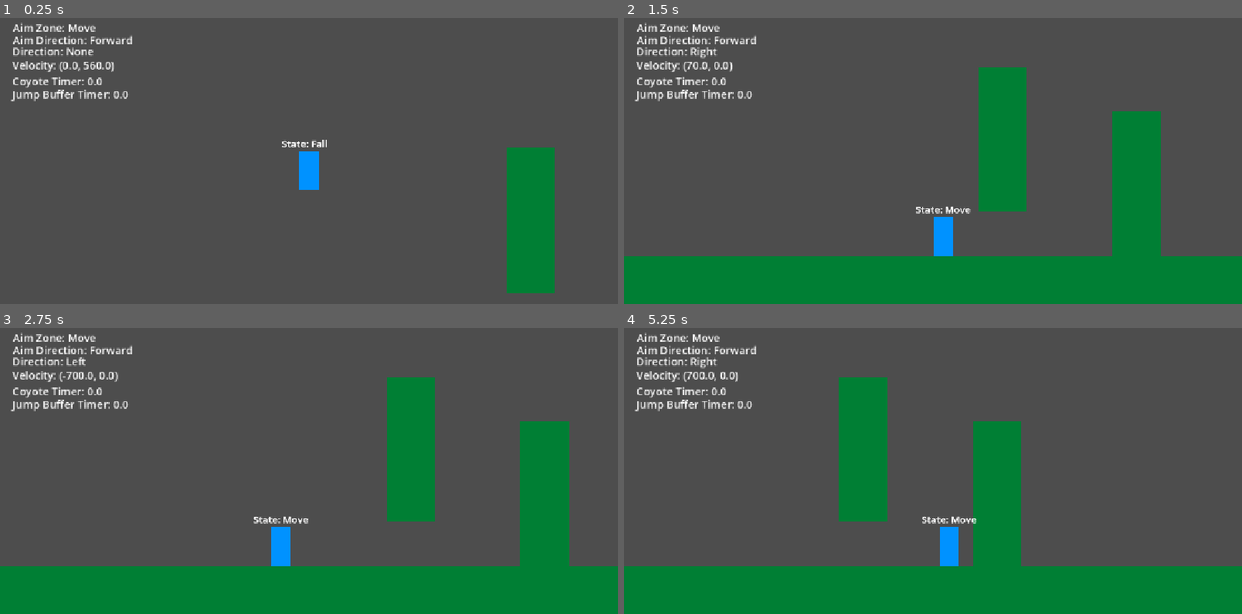
Above: before the commit, frames 1-4 (two rows, left to right).
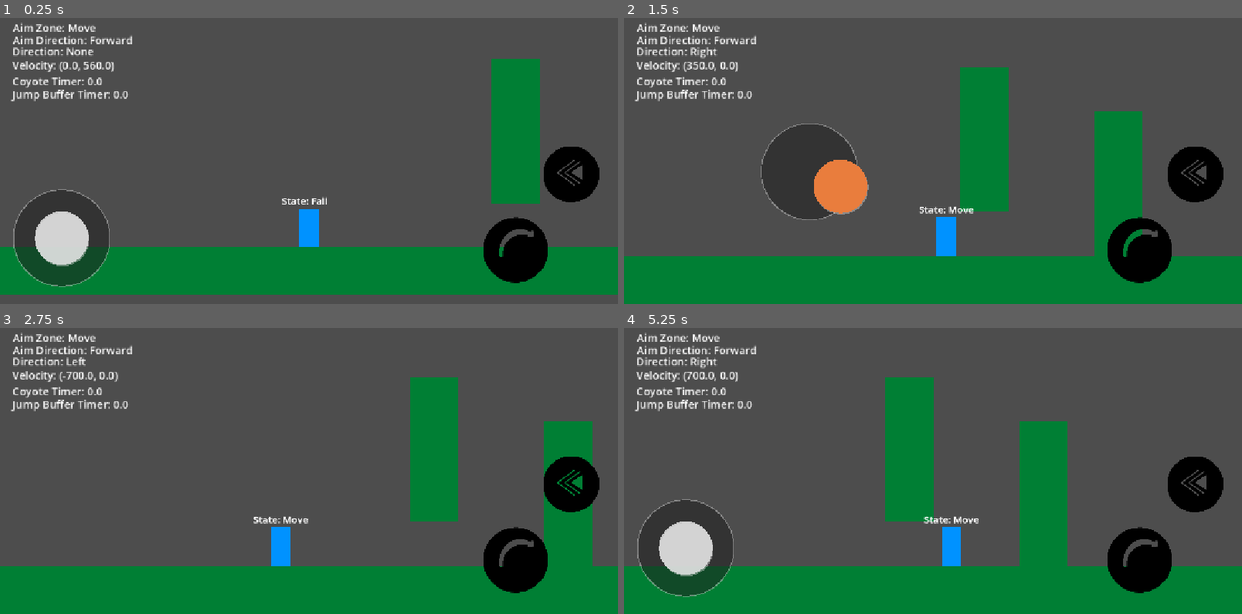
Above: after the commit, the same moments.

Repository: Mrdarx444/Veinbreaker
Game: Godot game, scene res://source/test/world.tscn
Two runs of this game, one before a commit and one after it. Both use one fixed random seed, a clock stepped at 60 frames per second and the inputs below.
Inputs (mouse positions are in pixels of both pictures, inside the frame that each line leads up to):
- Up to frame 1 (0.25 s): no input
- Up to frame 2 (1.5 s): tap Enter at 0.5 s; move the mouse to (1068, 140) at 0.52 s; hold D (Right) 0.53-1.25 s; hold Space (Jump) 0.53-1.25 s; click (1068, 140) at 0.67 s; drag from (809, 172) to (902, 215) at 1.27 s
- Up to frame 3 (2.75 s): move the mouse to (370, 402) at 2.02 s; hold A (Left) from 2.03 s (still down); hold Space (Jump) from 2.03 s (still down)
- Up to frame 4 (5.25 s): release A (Left) at 2.75 s; release Space (Jump) at 2.75 s; drag from (902, 525) to (747, 422) at 2.77 s; move the mouse to (1118, 511) at 3.52 s; hold D (Right) 3.53-4.25 s; hold Space (Jump) 3.53-4.25 s; drag from (747, 422) to (840, 393) at 4.27 s; move the mouse to (963, 468) at 5.02 s; hold D (Right) from 5.03 s (still down); hold Space (Jump) from 5.03 s (still down); click (963, 468) at 5.17 s

The runs differ from the first frame. In frame 1, 26% of the frame differs, in the area x 0-100%, y 14-97%; in frame 2, 14%; in frame 3, 9.7%; in frame 4, 23%.

Commit message:
Simple Forced Fall + Dash Modifications

Diff:
--- a/source/scenes/Player/player.tscn
+++ b/source/scenes/Player/player.tscn
@@ -80,6 +80,7 @@
 
 [node name="PlayerAimComponent" type="Node" parent="Components" unique_id=1738510395]
 script = ExtResource("2_ck846")
+IDLE_THRESHOLD = 0.26
 metadata/_custom_type_script = "uid://d17itavn1yymn"
 
 [node name="StateMachine" type="Node" parent="." unique_id=393924244 node_paths=PackedStringArray("initiate_state")]
@@ -128,7 +129,6 @@
 [node name="HUD" type="CanvasLayer" parent="." unique_id=69797456]
 
 [node name="Controllers" type="Control" parent="HUD" unique_id=1221603634]
-visible = false
 layout_direction = 2
 layout_mode = 3
 anchors_preset = 15
@@ -153,8 +153,10 @@
 script = ExtResource("10_pwbjc")
 joystick_radius = 90.0
 thumb_radius = 50.0
-deadzone = 0.001
+dpad_radius = 100.0
+deadzone = 0.0
 joystick_mode = 1
+clampzone_ratio = 1.3
 action_left = &"Left"
 action_right = &"Right"
 action_up = &"Up"
@@ -172,6 +174,7 @@
 position = Vector2(967, 416)
 scale = Vector2(0.5, 0.5)
 texture_normal = ExtResource("10_n0ac8")
+passby_press = true
 action = "Jump"
 script = ExtResource("12_oyrgr")
 offset = Vector2(130, 40)
@@ -179,11 +182,12 @@
 [node name="DashButton" type="TouchScreenButton" parent="HUD/Controllers" unique_id=1920385870]
 material = SubResource("CanvasItemMaterial_n0ac8")
 position = Vector2(1042, 277)
-scale = Vector2(0.4, 0.4)
+scale = Vector2(0.43, 0.43)
 texture_normal = ExtResource("11_uvchi")
+passby_press = true
 action = "Dash"
 script = ExtResource("12_oyrgr")
-offset = Vector2(20, 170)
+offset = Vector2(35, 190)
 
 [node name="Debug" type="Control" parent="HUD" unique_id=1479378718]
 layout_direction = 2
--- a/source/scripts/Player/States/fall_state.gd
+++ b/source/scripts/Player/States/fall_state.gd
@@ -1,11 +1,30 @@
 extends PlayerState
+
+var forced_fall: bool = false
 
 func physics_update(delta: float, state_owner: Node2D, state_machine: StateMachine) -> void:
 	var player: Player = state_owner
 	movement_handle(delta, player)
-	if Input.is_action_just_pressed("Jump"): #  and player.velocity.y > player.jump_buffer_min_velocity
-		player.jump_buffer_timer.start()
+	if Input.is_action_just_pressed("Jump"):
+		# Update Conditions HERE! (Certain Height)
+		if player.joystick.aim_direction == player.joystick.AimDirection.DOWN:
+			forced_fall = true
+			print("test 1")
+		else :
+			player.jump_buffer_timer.start()
 	super.physics_update(delta, state_owner, state_machine)
+
+
+func gravity_handle(delta: float, player: Player):
+	if !player.is_on_floor():
+		if player.velocity.y < player.max_fall_speed:
+			if forced_fall:
+				player.velocity.y = player.forced_fall_velocity
+				print("test 2")
+			else :
+				player.velocity.y = min(player.velocity.y + player.gravity * delta, player.max_fall_speed)
+	else :
+		player.velocity.y = 0
 
 func get_next_state(player: Player) -> StringName:
 	if player.is_on_floor():
@@ -21,3 +40,6 @@
 	if Input.is_action_just_pressed("Dash") and player.dash_cooldown_timer.is_stopped():
 		return &"Dash"
 	return &""
+
+func exit(state_owner: Node2D, state_machine: StateMachine) -> void:
+	forced_fall = false
--- a/source/scripts/Player/player.gd
+++ b/source/scripts/Player/player.gd
@@ -3,13 +3,14 @@
 
 @export_subgroup("Movement")
 @export var speed: float = 700.0
-var acceleration: float = speed * 6
+var acceleration: float = speed * 10
 var friction: float = speed * 6
 @export_range(0, 1, .01) var aiming_slowdown_ratio: float = 0.75
 var facing_direction: int = 1
 @export_subgroup("Jump & Fall")
 var gravity: float = ProjectSettings.get_setting("physics/2d/default_gravity") * 2
 @export var max_fall_speed: float = 2000.0
+@export var forced_fall_velocity: float = 1500.0
 @export var jump_velocity: float = -900
 @export_range(0, 1, .01) var jump_cut_mult: float = 0.35
 @export var coyote_time: float = 0.13
@@ -21,7 +22,7 @@
 @export_subgroup("Dash")
 @export var is_dashing: bool = true
 @export var dash_velocity: float = 2900
-@export var dash_time: float = 0.14
+@export var dash_time: float = 0.13
 @export var dash_cooldown_time: float = 0.9
 @export var dash_gravity_coefficient: float = 0.07
 
--- a/source/test/world.tscn
+++ b/source/test/world.tscn
@@ -133,9 +133,10 @@
 shape = SubResource("RectangleShape2D_pdc63")
 
 [node name="Player" parent="." unique_id=1568325260 instance=ExtResource("1_4loxo")]
-position = Vector2(-337, -191)
+position = Vector2(-291, 268)
 
 [node name="LevelCamera" type="Camera2D" parent="." unique_id=893587825]
+visible = false
 limit_left = -1451
 limit_top = -800
 limit_right = 2549
